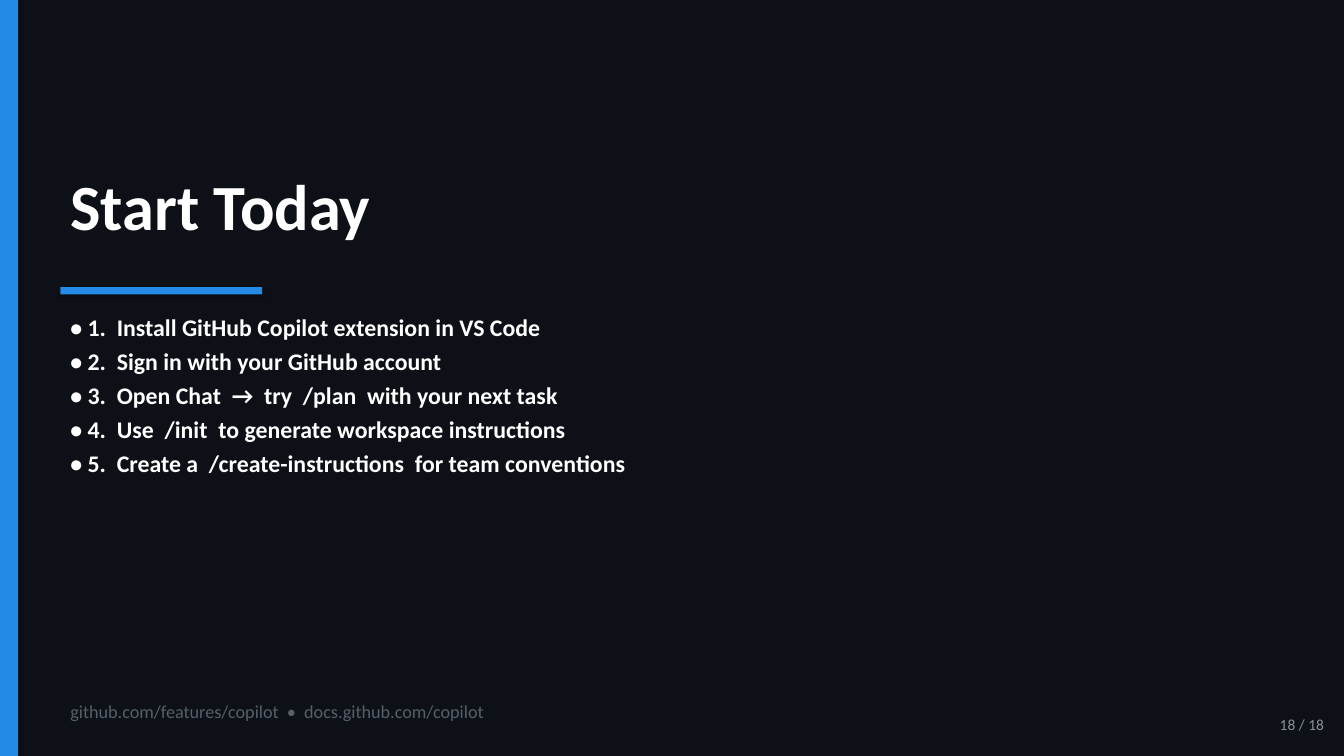
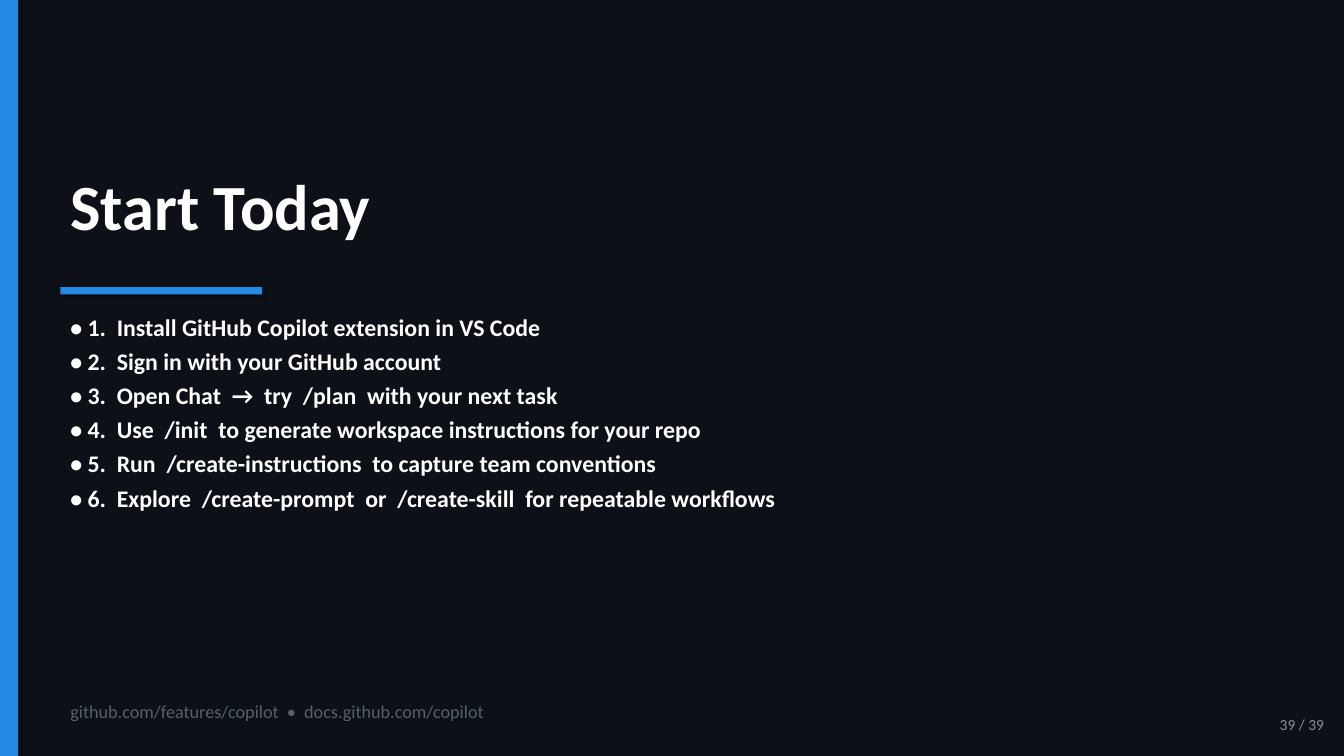
Before and after one commit to cyberkoolman/ghcp-poc-auth, a slide deck: slide 38 of docs/ghcp-getting-started.pptx (slide 18 before the commit). Drawn at 1344x756 pixels with LibreOffice and Linux fonts; fonts in the diff are those of the drawing. Boxes give left, top, right and bottom in pixels: in the first picture for what was removed or moved away, otherwise in the second. Text is boxed around its words. In the diff, an @@ line names an element or a change of style, - is before the commit and + after.

```diff
--- a/docs/ghcp-getting-started.pptx
+++ b/docs/ghcp-getting-started.pptx
@@ text at box(88, 421, 774, 511): text changed @@
-• 4. Use /init to generate workspace instructions
-• 5. Create a /create-instructions for team conventions
+• 4. Use /init to generate workspace instructions for your repo
+• 5. Run /create-instructions to capture team conventions
+• 6. Explore /create-prompt or /create-skill for repeatable workflows
@@ text at box(1280, 720, 1324, 730): text changed @@
-18 / 18
+39 / 39
```
Also in this commit, not shown: 13 other slides changed, 20 slides added, 1 other file.
